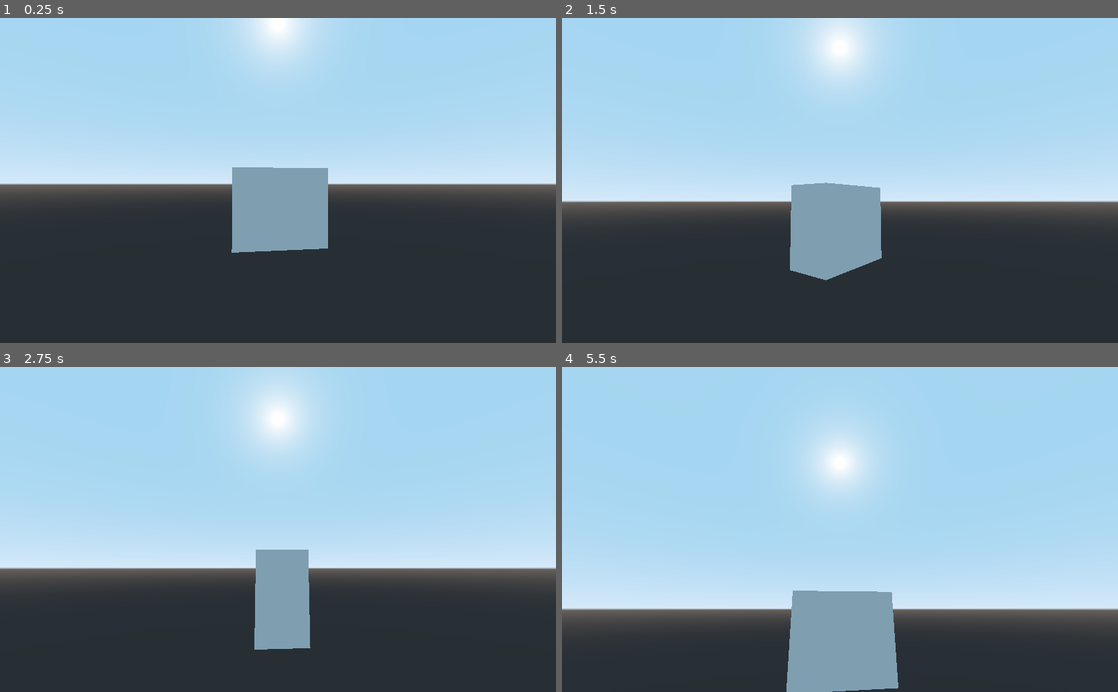
Above: before the commit, frames 1-4 (two rows, left to right).
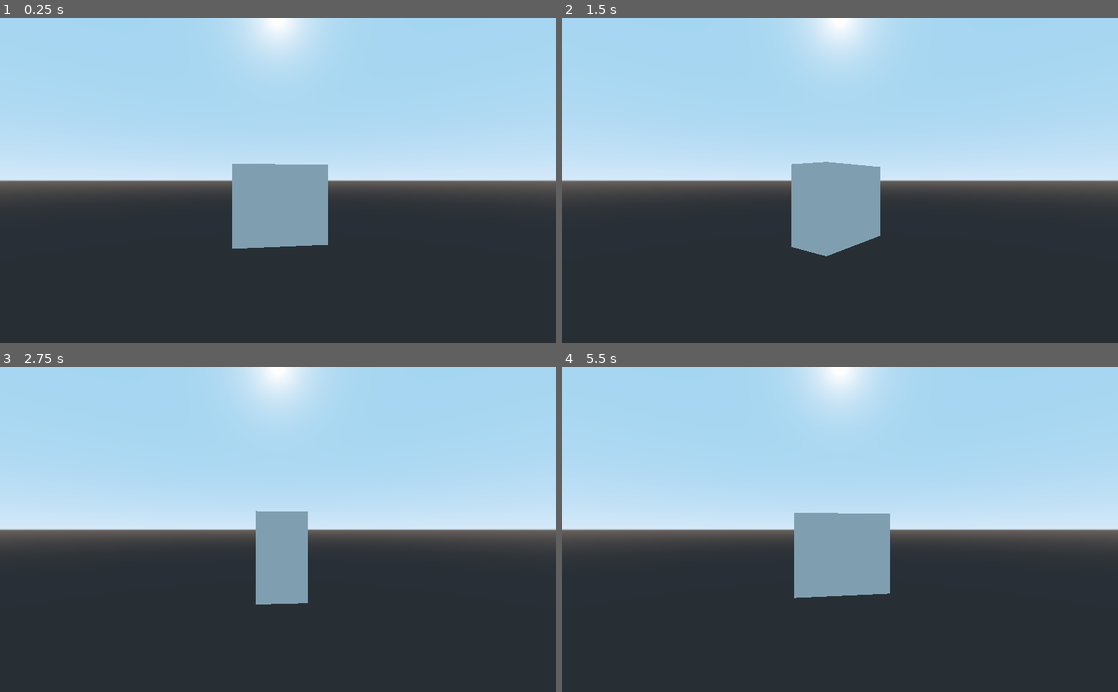
Above: after the commit, the same moments.

Repository: RAIRLab/VirtualSlate
Game: Godot game, scene res://World.tscn
Two runs of this game, one before a commit and one after it. Both use one fixed random seed, a clock stepped at 60 frames per second and the inputs below.
Inputs:
- Up to frame 1 (0.25 s): no input
- Up to frame 2 (1.5 s): no input
- Up to frame 3 (2.75 s): no input
- Up to frame 4 (5.5 s): no input

The runs differ from the first frame. In frame 1, 1.6% of the frame differs, in the area x 0-100%, y 44-73%; in frame 2, 11%; in frame 3, 21%; in frame 4, 42%, in the area x 0-100%, y 0-100%.

Commit message:
Stopped camera spinning

Diff:
--- a/Camera.gd
+++ b/Camera.gd
@@ -13,4 +13,4 @@
 
 # Called every frame. 'delta' is the elapsed time since the previous frame.
 func _process(delta):
-	self.rotate_x(0.001)
+	self.rotate_x(0.000)
